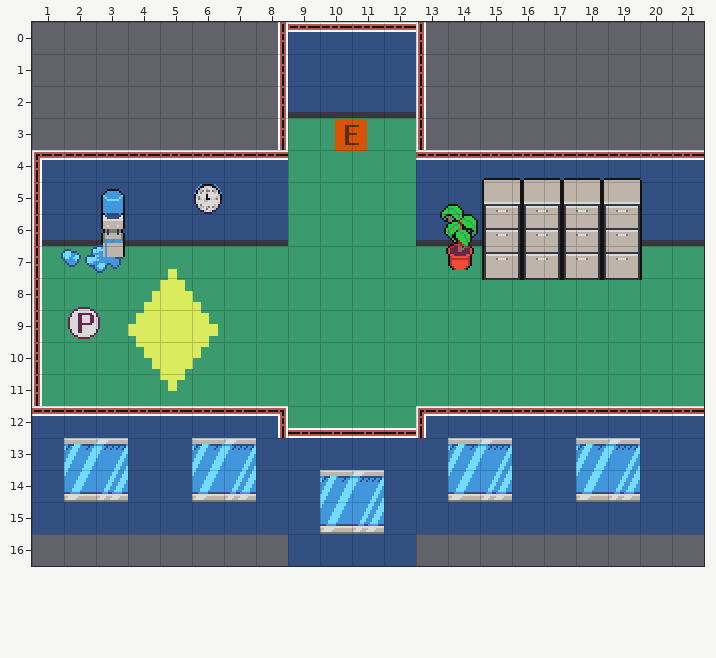
One commit to this Tiled map: project/map/level0.tmx. The picture above was drawn from the file before the commit.
Cells are 16x16 px. Shown: x 1..21, y 0..16.
After:
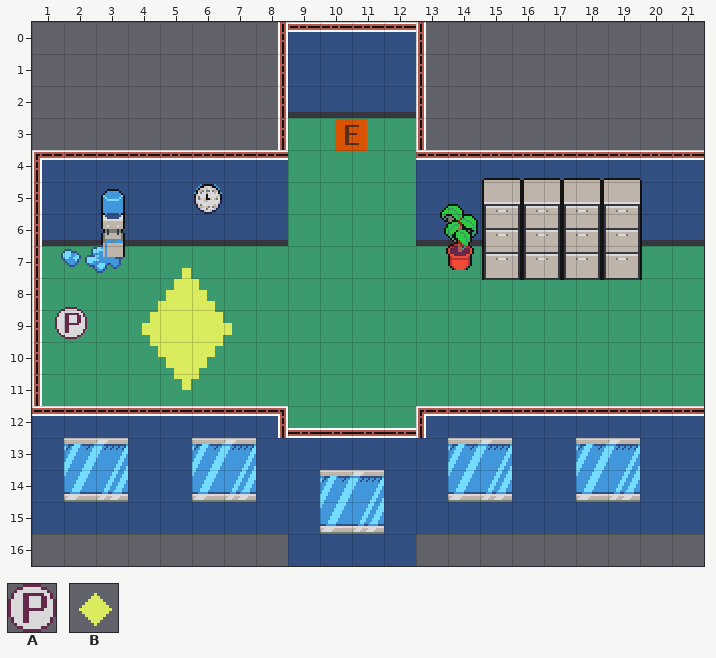
Key: from "GGJ_background": A 179, B 218.
Objects are placed by their top-left corner, in cells (3,4 is the top-left corner of cell 3,4); size is 1x1 cell unless given.
The edit:
Layer "objLayer":
changed: A "Player" at 2.1,8.9 -> A "Player" at 1.7,8.9
changed: B "triggerDialog" at 3.2,6.7 size 4.1x5.5 -> B "triggerDialog" at 3.7,6.7 size 4.1x5.5
